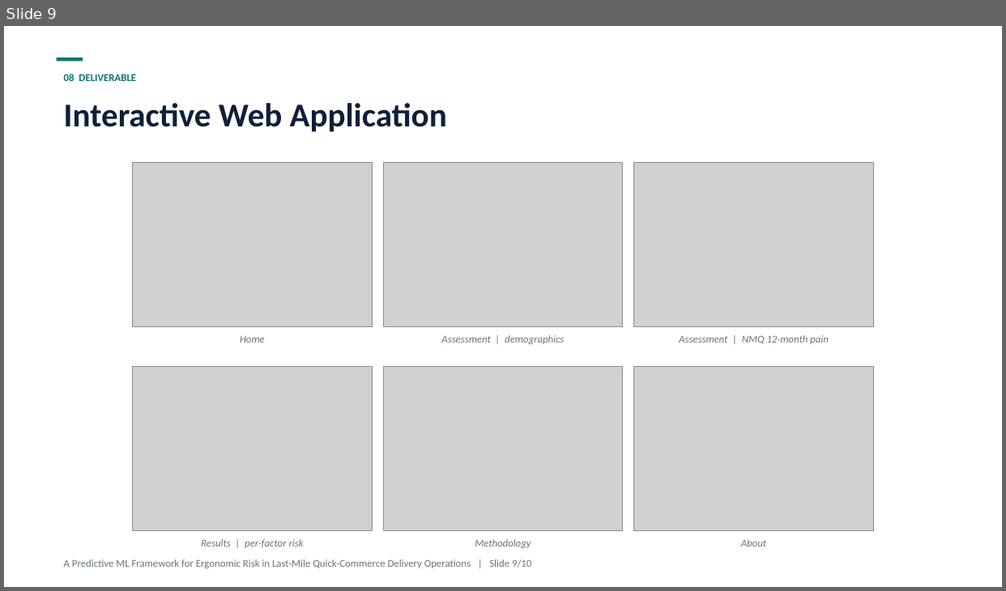
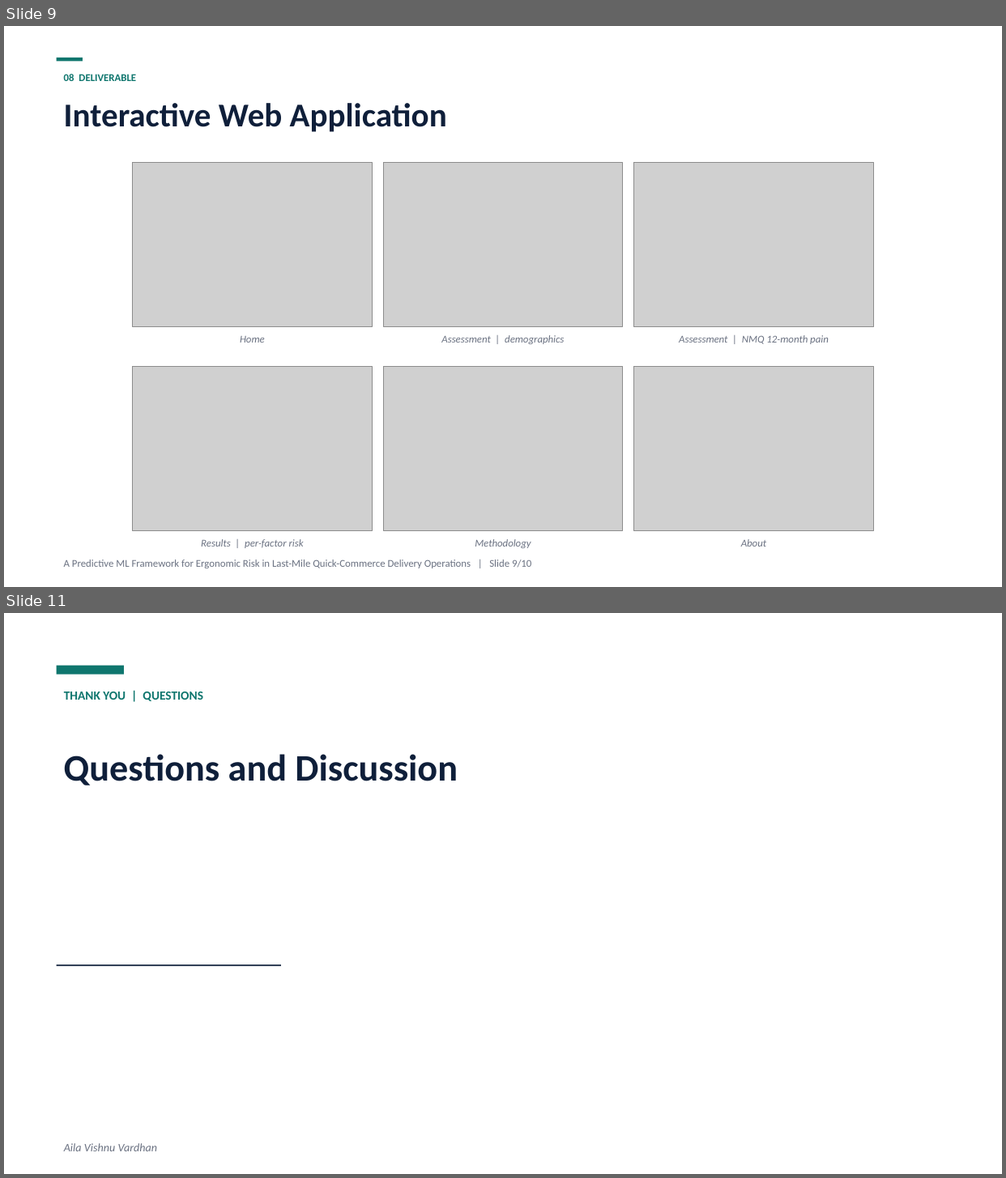
Before and after one commit to AilaVishnu/ergonomic-risk-factor-prediction, a slide deck: deck/Review_Presentation.pptx. Shown one above the other, each under a label of ours: slide 9 before the commit, slides 9 and 11 after it; the slides between them are not shown. The pictures are 1006x591 and 1006x1178 pixels, drawn with LibreOffice and Linux fonts; fonts in the diff are those of the drawing; grey boxes stand for pictures. Boxes give left, top, right and bottom in pixels: in the first picture for what was removed or moved away, otherwise in the second. Text is boxed around its words. In the diff, an @@ line names an element or a change of style, - is before the commit and + after.

```diff
--- a/deck/Review_Presentation.pptx
+++ b/deck/Review_Presentation.pptx
@@ slide 11 added at [4, 613, 1002, 1174], background #FFFFFF @@
@@ rectangle added at [57, 666, 124, 675], fill #0F766E @@
@@ text added at [64, 692, 203, 701], 12 pt, text #0F766E, bold @@
+THANK YOU | QUESTIONS
@@ text added at [64, 754, 458, 786], 36 pt, text #0F1F3A, bold @@
+Questions and Discussion
@@ rectangle added at [57, 965, 281, 966], fill #0F1F3A @@
@@ text added at [64, 1144, 157, 1152], 11 pt, text #6B7282, italic @@
+Aila Vishnu Vardhan
```
Also in this commit, not shown: 4 slides changed.
